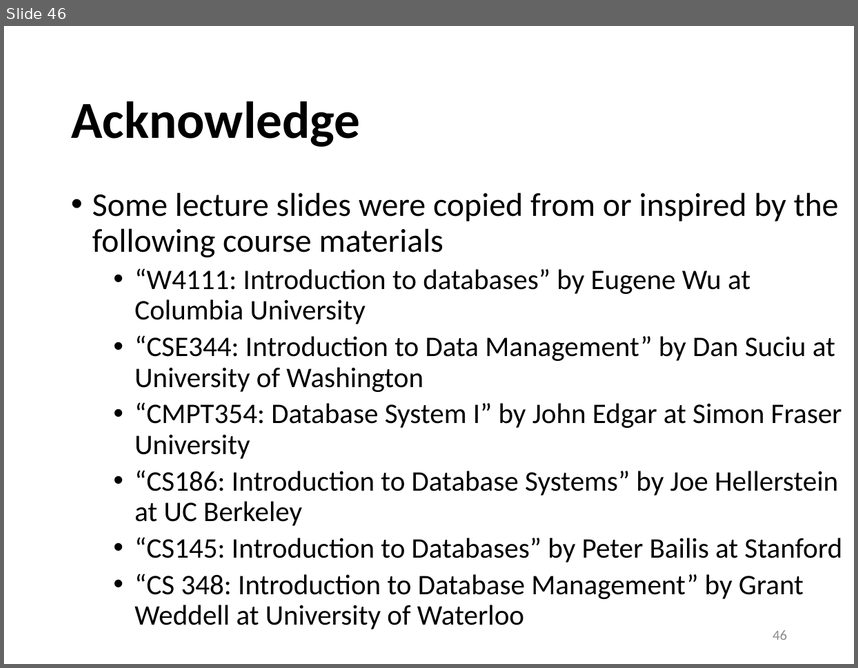
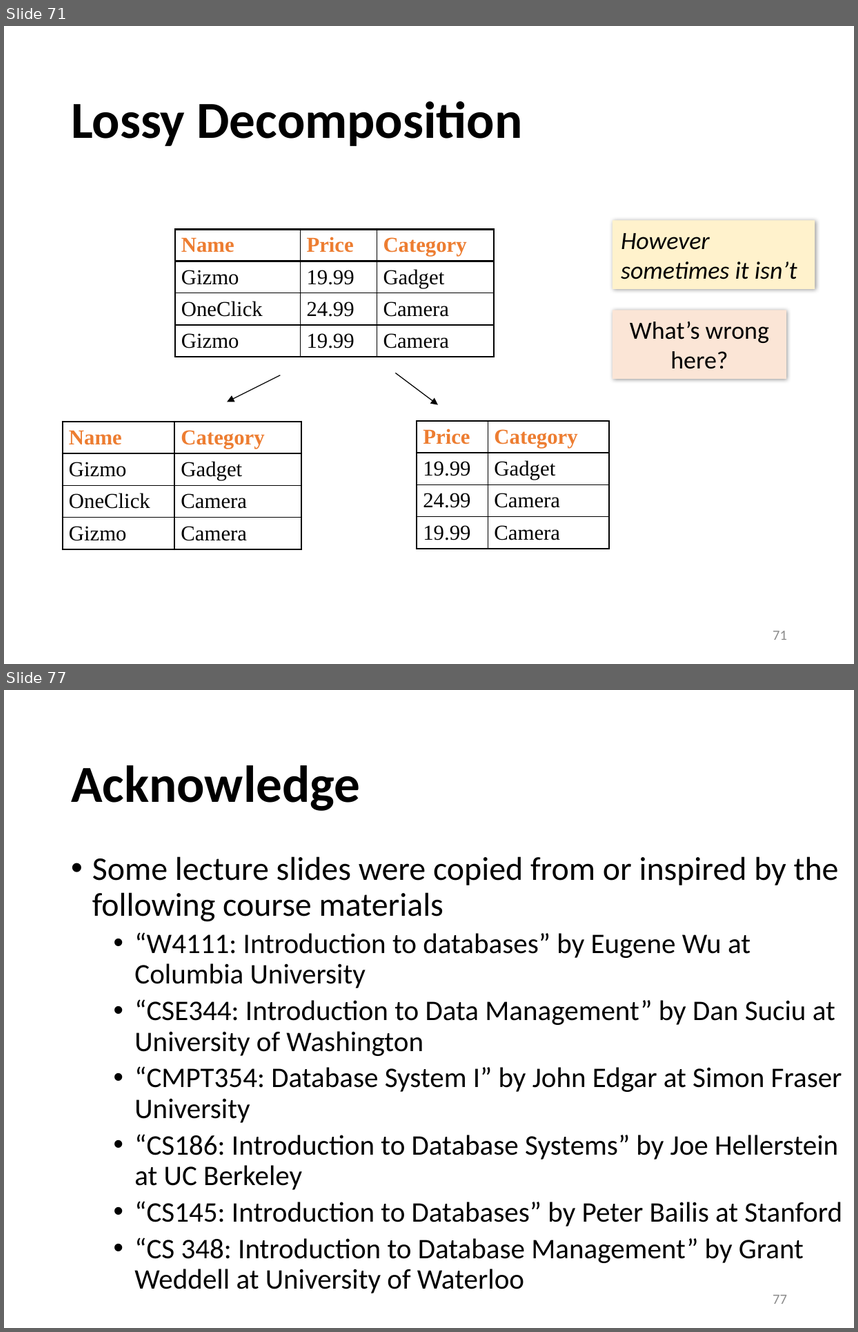
Before and after one commit to sfu-db/cmpt354, a slide deck: Lectures/lec9-design-theory.pptx. Shown one above the other, each under a label of ours: slide 46 before the commit, slides 71 and 77 after it; the slides between them are not shown. The pictures are 858x668 and 858x1332 pixels, drawn with LibreOffice and Linux fonts; fonts in the diff are those of the drawing. Boxes give left, top, right and bottom in pixels: in the first picture for what was removed or moved away, otherwise in the second. Text is boxed around its words. In the diff, an @@ line names an element or a change of style, - is before the commit and + after.

```diff
--- a/Lectures/lec9-design-theory.pptx
+++ b/Lectures/lec9-design-theory.pptx
@@ slide 71 added at box(4, 26, 854, 664), background #FFFFFF @@
@@ title added at box(71, 101, 523, 146), 44 pt, text #000000, bold @@
+Lossy Decomposition
@@ table added at box(175, 229, 494, 357), 4 rows, 3 columns @@
+Name | Price | Category
+Gizmo | 19.99 | Gadget
+OneClick | 24.99 | Camera
+Gizmo | 19.99 | Camera
@@ rectangle added at box(613, 220, 815, 289), fill #FFF2CC, 21 pt, text #000000, italic @@
+However sometimes it isn’t
@@ rectangle added at box(613, 310, 787, 379), fill #FBE5D6, 21 pt, text #000000 @@
+What’s wrong here?
@@ arrow added from (280, 375) to (227, 402), #000000 0.75 pt @@
@@ arrow added from (396, 373) to (439, 404), #000000 0.75 pt @@
@@ table added at box(63, 421, 301, 549), 4 rows, 2 columns @@
+Name | Category
+Gizmo | Gadget
+OneClick | Camera
+Gizmo | Camera
@@ table added at box(417, 421, 610, 548), 4 rows, 2 columns @@
+Price | Category
+19.99 | Gadget
+24.99 | Camera
+19.99 | Camera
@@ page number added at box(773, 630, 787, 639), 12 pt, text #8C8C8C @@
+71
@@ what was slide 46 is now slide 77 @@
@@ page number at box(773, 1294, 787, 1303): text changed @@
-46
+77
```
Also in this commit, not shown: 3 slides changed, 30 other slides added, 1 other file.
